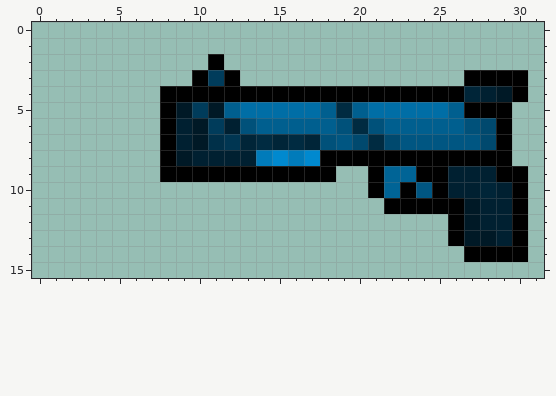
Pixel-art sprite -- src/main/resources/player/weapons/soulmetalrevolver.png. Above, as it was before the edit.
The file is 64x32 pixels, drawn in blocks of 2x2; one block is one cell here. Colours within 5 levels of each other are drawn and written as one.
Now the later version:
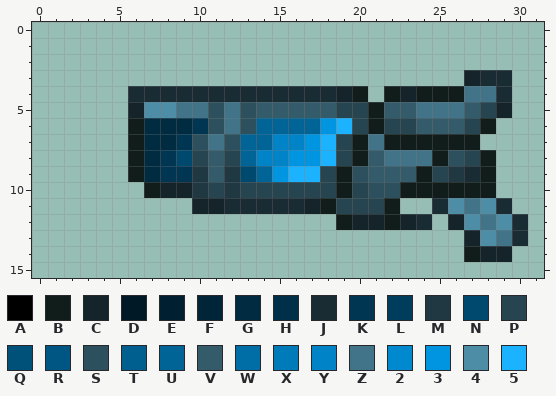
Palette (. is transparent): A #000000  B #111d1a  C #14242a  D #001926  E #002031  F #002538  G #002b41  H #003049  J #192c34  K #003652  L #003c5b  M #1f3842  N #00496e  P #264551  Q #00517a  R #005682  S #2d505e  T #005f8f  U #006496  V #345b6a  W #006ea6  X #007bba  Y #0084c7  Z #417488  2 #0089cf  3 #0095e1  4 #4d8da6  5 #1bb2ff
Change:
Changed rows in their new state; - is an unchanged pixel.
first column x 6:
 2 -----.-------------------
 3 ----...--------------CJJ.
 4 JJJJJJJJJJJJJCB.BCBBBZZJ.
 5 C44ZZSZSVVVVVPPBVVZZZVPC-
 6 BGGGKSZSUUUU35PBPPVVVPB.-
 7 BGGKSZSUUYY35PBZBBBBBB..-
 8 BGKNPVPUYY335PBVZZZBSPB.-
 9 BGKKMVMNU355PBSVVVBPMJB..
10 -BCCMPMPPPPPPBPSSBBBBBB..
11 ----CCJJJJJCBPPPB..J4Z4J.
12 -------------BCCBCJ-C4Z4J
13 --------------------.C4ZJ
14 ---------------------BCC.
